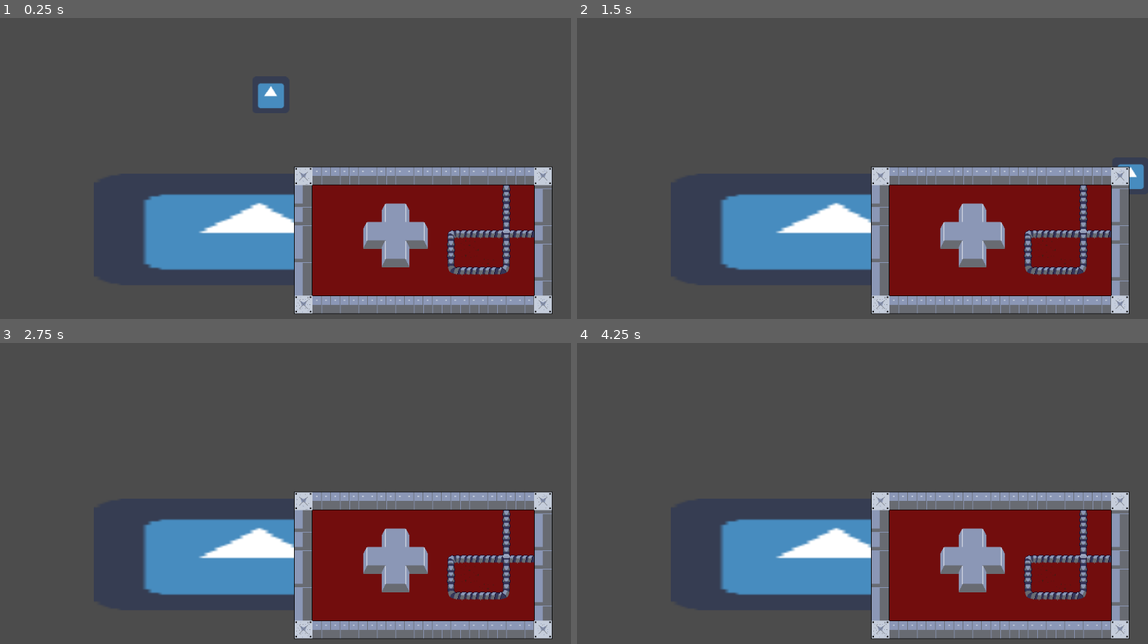
Above: before the commit, frames 1-4 (two rows, left to right).
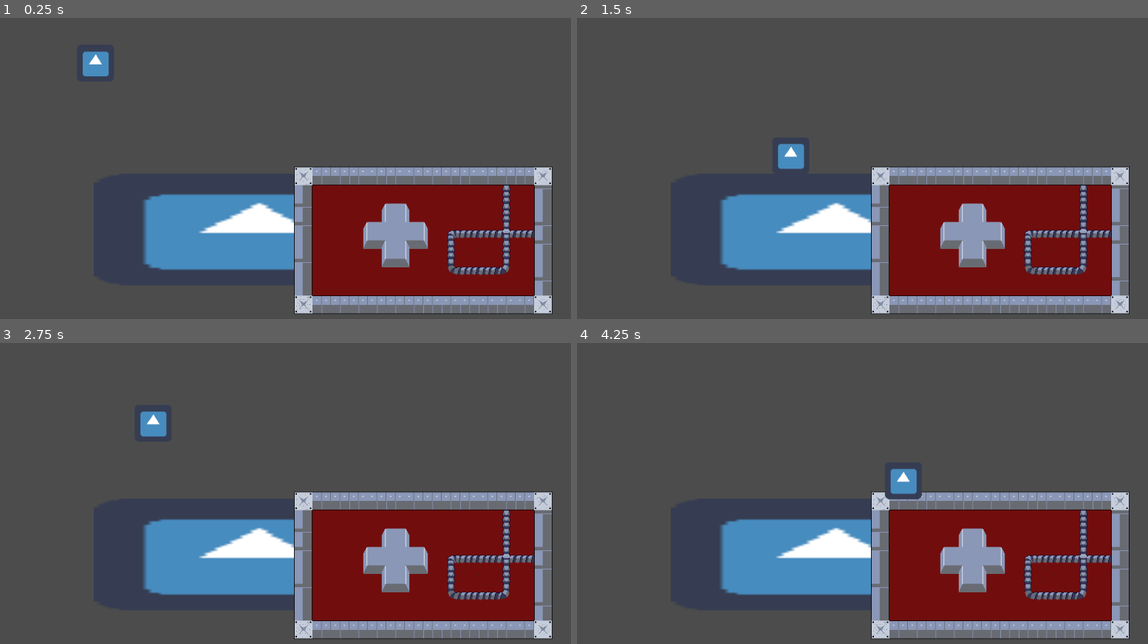
Above: after the commit, the same moments.

Repository: nerfherder101/GMTKJam
Game: Godot game, scene res://Scenes/Testing.tscn
Same seed, same stepped clock (60 frames per second), same inputs: the game is played once before the commit and once after it. The engine's default icon, where the game draws it, is replaced by a stand-in: a white triangle on a blue panel in a dark square.
Inputs:
- Up to frame 1 (0.25 s): no input
- Up to frame 2 (1.5 s): hold D (ui_right) from 0.53 s (still down); tap Space (ui_up) at 0.6, 0.77, 1.07, 1.35 s
- Up to frame 3 (2.75 s): tap Space (ui_up) at 1.52, 1.82, 2.1 s; release D (ui_right) at 2.03 s; hold A (ui_left) from 2.03 s (still down)
- Up to frame 4 (4.25 s): release A (ui_left) at 2.78 s; hold D (ui_right) from 2.78 s (still down); tap Space (ui_up) at 2.85, 3.02, 3.32, 3.6, 3.77, 4.07 s

The runs differ from the first frame. In frame 1, 0.8% of the frame differs, in the area x 14-50%, y 11-31%; in frame 2, 0.6%; in frame 3, 0.4%; in frame 4, 0.5%.

Commit message:
Added controls gotten from scene

Diff:
--- a/Game/Prefabs/Player.tscn
+++ b/Game/Prefabs/Player.tscn
@@ -1,11 +1,13 @@
-[gd_scene load_steps=3 format=2]
+[gd_scene load_steps=4 format=2]
 
 [ext_resource path="res://icon.png" type="Texture" id=1]
+[ext_resource path="res://Scripts/Player.gd" type="Script" id=2]
 
 [sub_resource type="RectangleShape2D" id=1]
 extents = Vector2( 31.3032, 31.5612 )
 
 [node name="Player" type="KinematicBody2D"]
+script = ExtResource( 2 )
 
 [node name="Sprite" type="Sprite" parent="."]
 texture = ExtResource( 1 )
--- a/Game/Scenes/Testing.tscn
+++ b/Game/Scenes/Testing.tscn
@@ -1,18 +1,14 @@
-[gd_scene load_steps=6 format=2]
+[gd_scene load_steps=5 format=2]
 
-[ext_resource path="res://Prefabs/Player.tscn" type="PackedScene" id=1]
-[ext_resource path="res://Scripts/Player.gd" type="Script" id=2]
 [ext_resource path="res://icon.png" type="Texture" id=3]
 [ext_resource path="res://Tiles/buttons.tres" type="TileSet" id=4]
+[ext_resource path="res://Scripts/Scene.gd" type="Script" id=5]
 
 [sub_resource type="RectangleShape2D" id=1]
 extents = Vector2( 30.9962, 31.9408 )
 
 [node name="Testing" type="Node2D"]
-
-[node name="Player" parent="." instance=ExtResource( 1 )]
-position = Vector2( 503.552, 155.266 )
-script = ExtResource( 2 )
+script = ExtResource( 5 )
 
 [node name="StaticBody2D" type="StaticBody2D" parent="."]
 
--- a/Game/Scripts/Player.gd
+++ b/Game/Scripts/Player.gd
@@ -6,19 +6,13 @@
 var input = Vector2()
 var velocity = Vector2()
 
-var controls_default = {
-	"ui_right" : Vector2 (1,0),
-	"ui_left" : Vector2 (-1,0),
-	"ui_up" : Vector2 (0,1)
-}
+var controls_default = { }
 
-var controls_binded = {
-	"ui_right" : "ui_right",
-	"ui_left" :  "ui_up",
-	"ui_up" : "ui_left"
-}
+var controls_binded = { }
 
 func _ready():
+	controls_default = get_parent().controls_default
+	controls_binded = get_parent().controls_binded
 	pass
 
 func get_input ():
@@ -44,7 +38,5 @@
 	elif velocity.y < 0:
 		velocity.y += G
 
-
 	velocity = move_and_slide(velocity, Vector2.UP)
-
 	pass
--- /dev/null
+++ b/Game/Scripts/Scene.gd
@@ -0,0 +1,27 @@
+extends Node2D
+
+onready var player_prefab = preload("res://Prefabs//Player.tscn")
+
+var controls_default = {
+	"ui_right" : Vector2 (1,0),
+	"ui_left" : Vector2 (-1,0),
+	"ui_up" : Vector2 (0,1),
+	"none" : Vector2 (0,0)
+}
+
+var controls_binded = {
+	"ui_right" : "none",
+	"ui_left" :  "ui_up",
+	"ui_up" : "ui_left"
+}
+
+func _ready():
+	Spawn_Player()
+
+func Spawn_Player ():
+	var player = player_prefab.instance()
+	player.position = position + Vector2(200,100)
+
+	add_child(player)
+
+	pass
--- a/Game/project.godot
+++ b/Game/project.godot
@@ -10,7 +10,6 @@
 
 _global_script_classes=[  ]
 _global_script_class_icons={
-
 }
 
 [application]
